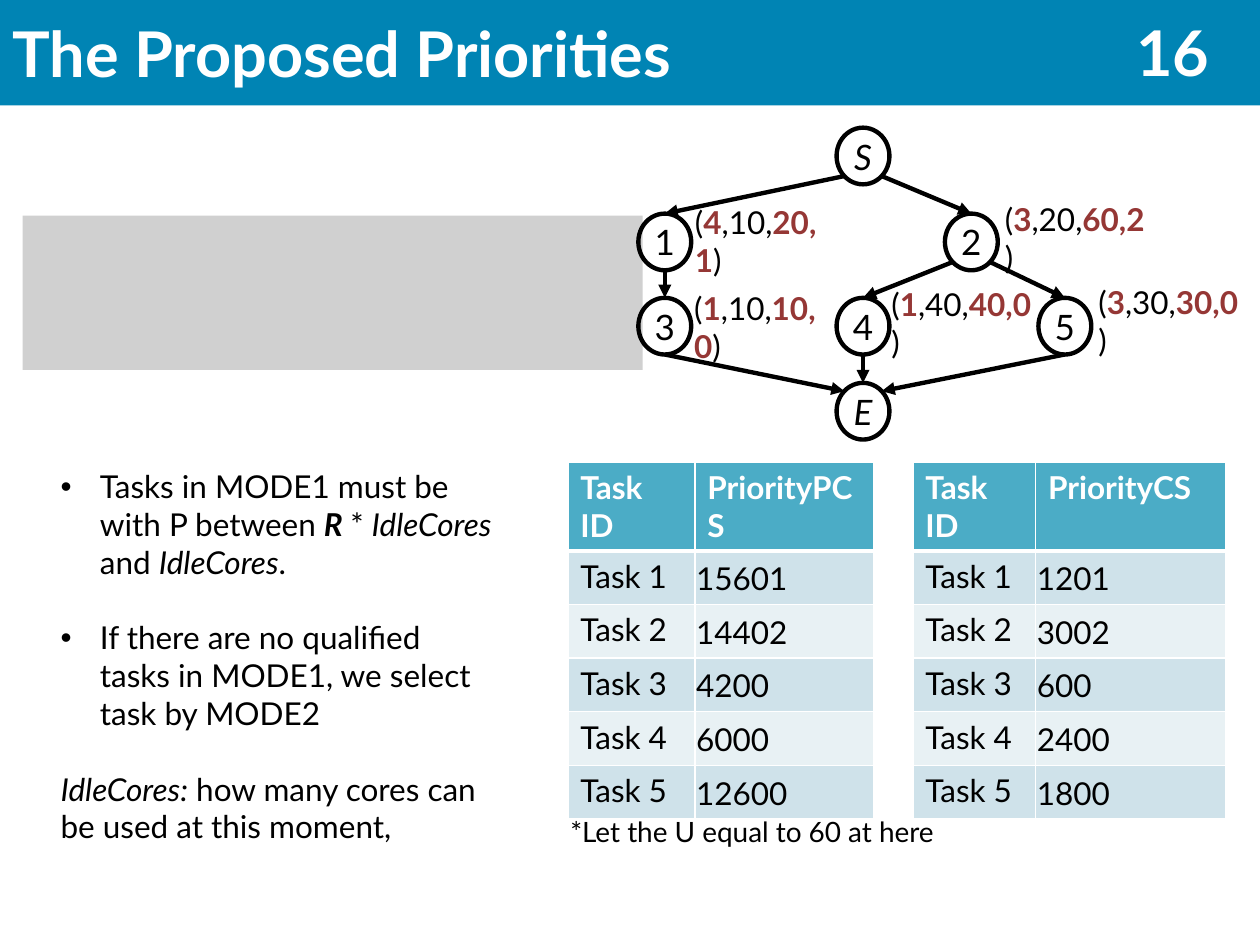
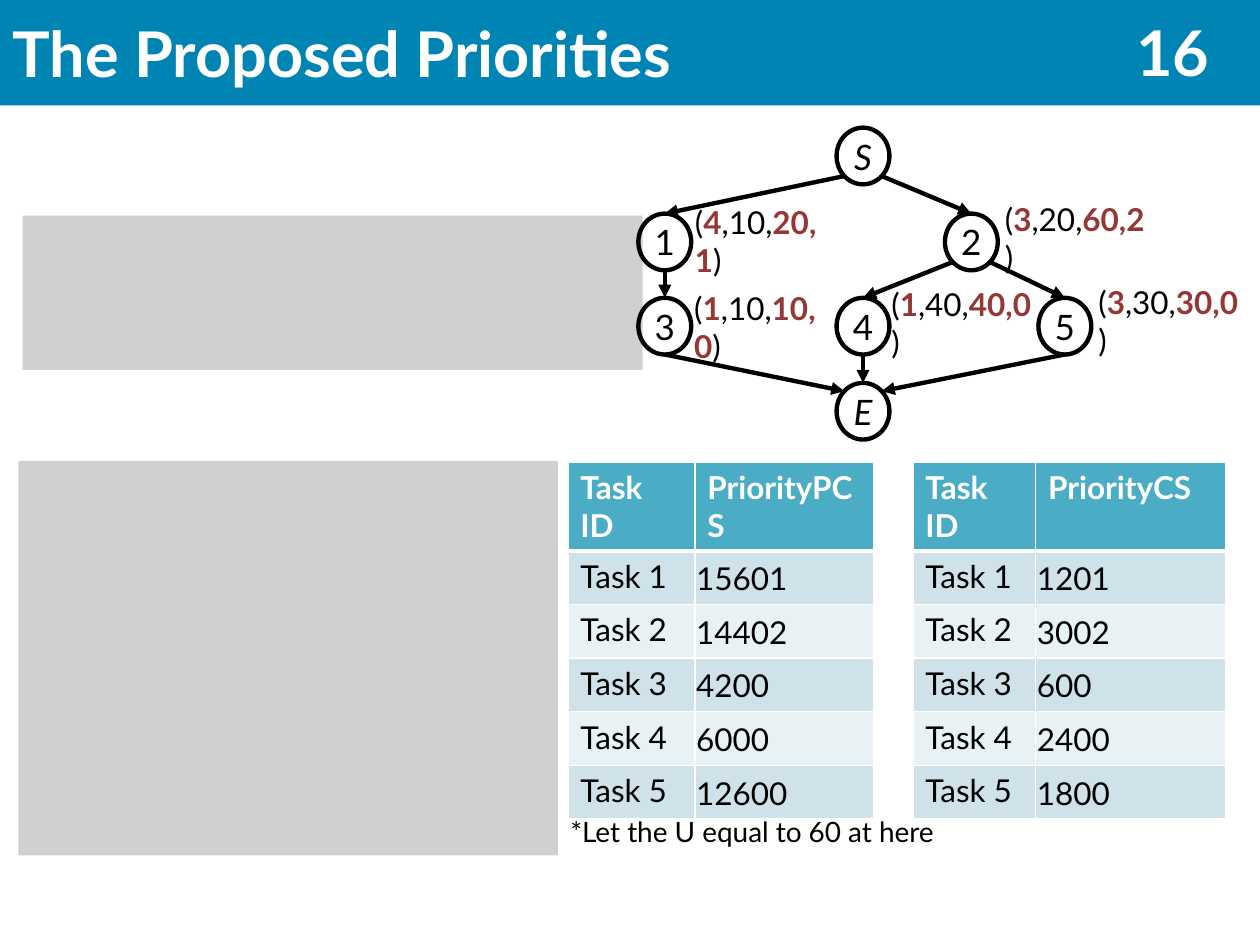
Before and after one commit to scomup/Genetic_Scheduler, a slide deck: slide 17 of PPT.pptx. Drawn at 1260x945 pixels with LibreOffice and Linux fonts; fonts in the diff are those of the drawing; grey boxes stand for pictures. Boxes give left, top, right and bottom in pixels: in the first picture for what was removed or moved away, otherwise in the second. Text is boxed around its words. In the diff, an @@ line names an element or a change of style, - is before the commit and + after.

```diff
--- a/PPT.pptx
+++ b/PPT.pptx
@@ picture added at bbox=[19, 461, 558, 856] @@
@@ text removed at bbox=[61, 474, 492, 842] @@
-• Tasks in MODE1 must be with P between R * IdleCores and IdleCores.
-• If there are no qualified tasks in MODE1, we select task by MODE2
-IdleCores: how many cores can be used at this moment,
```
Also in this commit, not shown: 4 other slides changed.
